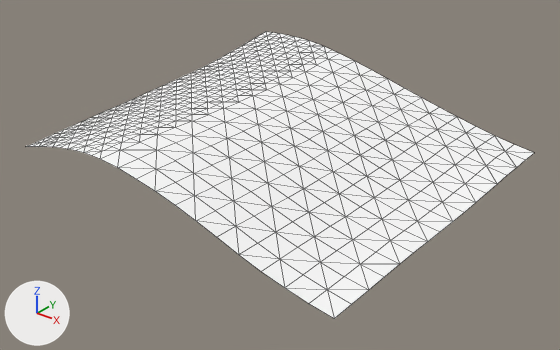
An edit to the glTF model games/yorimichi/assets/belmonte/meshes/SM_BM_BT_Terrain_7_4.glb, drawn before and after from the same camera.
Rendered twice from a camera (50 mm lens) standing at (1204.0, 154.0, 267.0) and looking at (897.0, 537.0, 29.0). The axes (+X, +Y, +Z) are drawn at lower left. The lights are the same throughout. The picture after the commit comes second. Mesh edges are drawn as thin lines.

Names of what the first picture shows: 'SM_BM_BT_Terrain_7_4'.
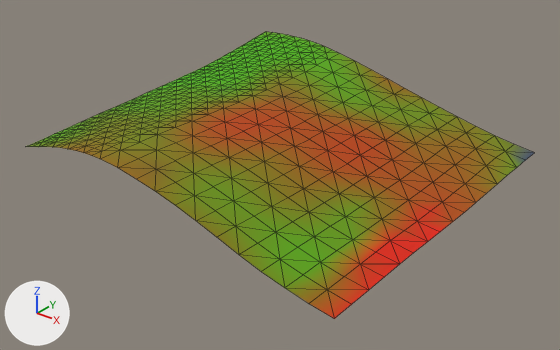
Where the change shows, as pixel boxes (x1, y1, x2, y2) in the pictures (560 x 350 px):
part 1 of me_sm_bt_terrain_7_4, recoloured (white to green): (26, 31, 429, 288) in both
part 2 of me_sm_bt_terrain_7_4, recoloured (darker): (40, 61, 534, 303) in both
part 3 of me_sm_bt_terrain_7_4, recoloured (white to brown): (176, 96, 497, 319) in both

The edits, one by one:
me_sm_bt_terrain_7_4 has 534 vertices, 976 faces and spans x 768.0..1024.0, y 424.0..680.0, z 29.0..80.0.
me_sm_bt_terrain_7_4 is used by ob_sm_bm_bt_terrain_7_4; location (0.0, 0.0, 0.0).
me_sm_bt_terrain_7_4 part 1: 515 faces centred in x 770.0..986.0, y 426.0..677.0, z 35.0..80.0 are repainted in the vertex colours; the middle colour goes from white #ffffff to green #58a700.
me_sm_bt_terrain_7_4 part 2: 303 faces centred in x 786.0..1018.0, y 426.0..674.0, z 32.0..71.0 are repainted in the vertex colours; the middle colour goes from white #ffffff to yellow #7b8200.
me_sm_bt_terrain_7_4 part 3: 158 faces centred in x 845.0..1018.0, y 429.0..642.0, z 30.0..68.0 are repainted in the vertex colours; the middle colour goes from white #ffffff to brown #ad5200.
